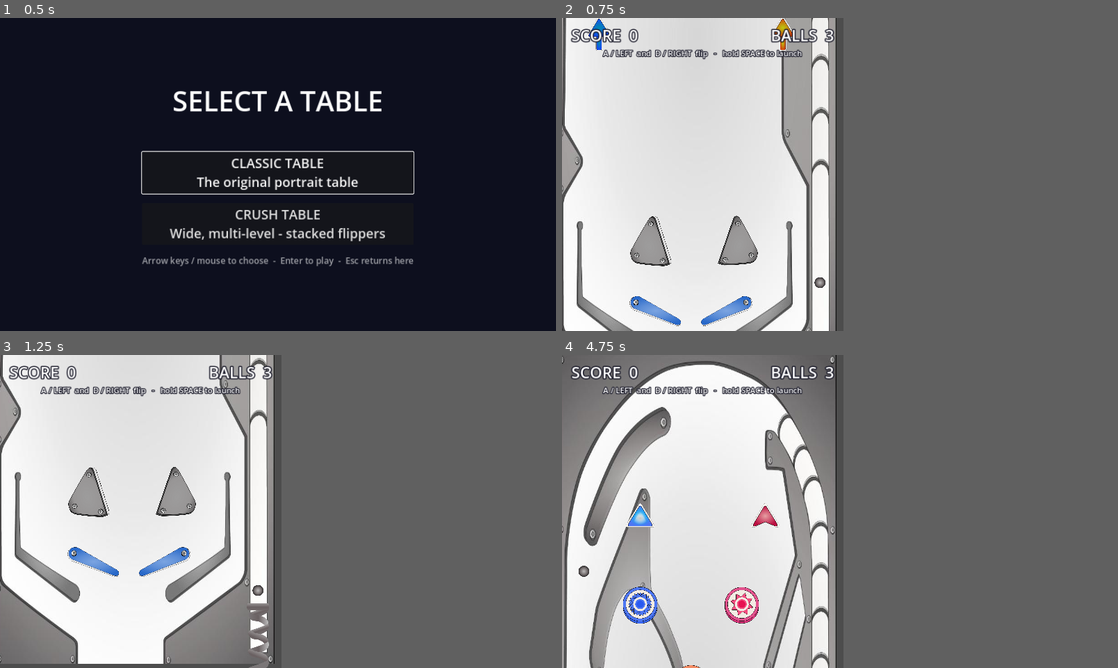
Above: before the commit, frames 1-4 (two rows, left to right).
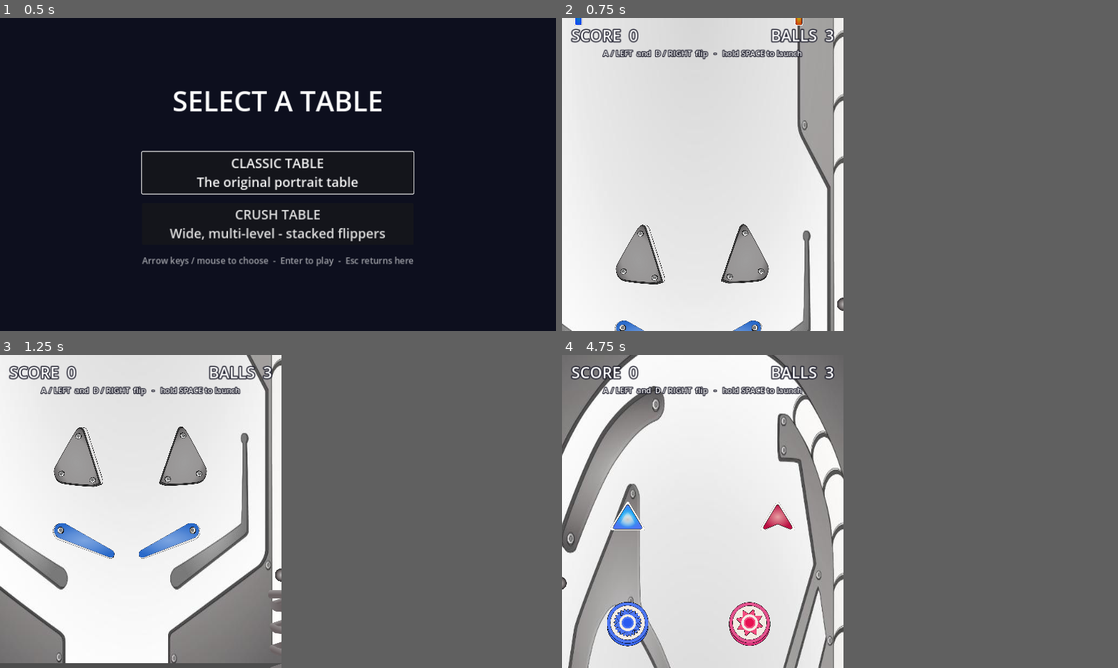
Above: after the commit, the same moments.

Repository: eddieedease/gdpb
Game: Godot game, scene res://scenes/table_select.tscn
The game is run twice, just before and just after one commit, with the same random seed, the same clock (stepped at 60 frames per second) and the same inputs.
Inputs:
- Up to frame 1 (0.5 s): no input
- Up to frame 2 (0.75 s): click "CLASSIC TABLE The original po…" at 0.5 s
- Up to frame 3 (1.25 s): no input
- Up to frame 4 (4.75 s): tap Enter (restart) at 1.25, 2.75, 3.5 s; hold Right (ui_right) 1.28-2.03 s; hold Space (launch) 1.28-2.03 s; hold Down (ui_down) 2.03-2.78 s; tap Space (launch) at 2.1, 3.6 s; hold Right (ui_right) 2.78-3.53 s; hold Space (launch) 2.78-3.53 s; hold Up (ui_up) 3.53-4.28 s; hold Left (ui_left) from 4.28 s (still down); hold Space (launch) from 4.28 s (still down)

Frame 1 is identical in both runs. In frame 2, 11% of the frame differs, in the area x 0-51%, y 0-100%; in frame 3, 13%; in frame 4, 22%.

Commit message:
Add nudge (Q/E + sticks), controller support, and gamepad menu nav
- Nudge: Q shoves the ball left, E right (also left-stick-left /
  right-stick-right). Applies a sideways impulse to the ball(s) plus a
  short camera shake for feel. Wired into both tables.
- Controller: left flipper = LB or left trigger, right flipper = RB or
  right trigger; launch = A; restart = Start.
- Menu: the built-in ui_* nav actions had no gamepad bindings in this
  project, so table_select adds D-pad + left-stick + A/B at runtime. The
  table-select screen is now fully controller-navigable.
- camera_follow.gd gains a shake() used by nudges.

Verified headless: nudge_left shoves the ball -320 on x; flipper actions
carry bumper+trigger events; ui_accept/up/down/cancel get joypad events.

Co-Authored-By: Claude Opus 4.8 <noreply@anthropic.com>

Diff:
--- a/project.godot
+++ b/project.godot
@@ -33,24 +33,42 @@
 "deadzone": 0.5,
 "events": [Object(InputEventKey,"resource_local_to_scene":false,"resource_name":"","device":-1,"window_id":0,"alt_pressed":false,"shift_pressed":false,"ctrl_pressed":false,"meta_pressed":false,"pressed":false,"keycode":0,"physical_keycode":65,"key_label":0,"unicode":97,"echo":false,"script":null)
 , Object(InputEventKey,"resource_local_to_scene":false,"resource_name":"","device":-1,"window_id":0,"alt_pressed":false,"shift_pressed":false,"ctrl_pressed":false,"meta_pressed":false,"pressed":false,"keycode":0,"physical_keycode":4194319,"key_label":0,"unicode":0,"echo":false,"script":null)
+, Object(InputEventJoypadButton,"resource_local_to_scene":false,"resource_name":"","device":-1,"button_index":9,"pressure":0.0,"pressed":false,"script":null)
+, Object(InputEventJoypadMotion,"resource_local_to_scene":false,"resource_name":"","device":-1,"axis":4,"axis_value":1.0,"script":null)
 ]
 }
 flipper_right={
 "deadzone": 0.5,
 "events": [Object(InputEventKey,"resource_local_to_scene":false,"resource_name":"","device":-1,"window_id":0,"alt_pressed":false,"shift_pressed":false,"ctrl_pressed":false,"meta_pressed":false,"pressed":false,"keycode":0,"physical_keycode":68,"key_label":0,"unicode":100,"echo":false,"script":null)
 , Object(InputEventKey,"resource_local_to_scene":false,"resource_name":"","device":-1,"window_id":0,"alt_pressed":false,"shift_pressed":false,"ctrl_pressed":false,"meta_pressed":false,"pressed":false,"keycode":0,"physical_keycode":4194321,"key_label":0,"unicode":0,"echo":false,"script":null)
+, Object(InputEventJoypadButton,"resource_local_to_scene":false,"resource_name":"","device":-1,"button_index":10,"pressure":0.0,"pressed":false,"script":null)
+, Object(InputEventJoypadMotion,"resource_local_to_scene":false,"resource_name":"","device":-1,"axis":5,"axis_value":1.0,"script":null)
 ]
 }
 launch={
 "deadzone": 0.5,
 "events": [Object(InputEventKey,"resource_local_to_scene":false,"resource_name":"","device":-1,"window_id":0,"alt_pressed":false,"shift_pressed":false,"ctrl_pressed":false,"meta_pressed":false,"pressed":false,"keycode":0,"physical_keycode":32,"key_label":0,"unicode":32,"echo":false,"script":null)
 , Object(InputEventKey,"resource_local_to_scene":false,"resource_name":"","device":-1,"window_id":0,"alt_pressed":false,"shift_pressed":false,"ctrl_pressed":false,"meta_pressed":false,"pressed":false,"keycode":0,"physical_keycode":4194322,"key_label":0,"unicode":0,"echo":false,"script":null)
+, Object(InputEventJoypadButton,"resource_local_to_scene":false,"resource_name":"","device":-1,"button_index":0,"pressure":0.0,"pressed":false,"script":null)
 ]
 }
 restart={
 "deadzone": 0.5,
 "events": [Object(InputEventKey,"resource_local_to_scene":false,"resource_name":"","device":-1,"window_id":0,"alt_press …(182 unchanged characters)…
 , Object(InputEventKey,"resource_local_to_scene":false,"resource_name":"","device":-1,"window_id":0,"alt_pressed":false,"shift_pressed":false,"ctrl_pressed":false,"meta_pressed":false,"pressed":false,"keycode":0,"physical_keycode":82,"key_label":0,"unicode":114,"echo":false,"script":null)
+, Object(InputEventJoypadButton,"resource_local_to_scene":false,"resource_name":"","device":-1,"button_index":6,"pressure":0.0,"pressed":false,"script":null)
+]
+}
+nudge_left={
+"deadzone": 0.5,
+"events": [Object(InputEventKey,"resource_local_to_scene":false,"resource_name":"","device":-1,"window_id":0,"alt_pressed":false,"shift_pressed":false,"ctrl_pressed":false,"meta_pressed":false,"pressed":false,"keycode":0,"physical_keycode":81,"key_label":0,"unicode":113,"echo":false,"script":null)
+, Object(InputEventJoypadMotion,"resource_local_to_scene":false,"resource_name":"","device":-1,"axis":0,"axis_value":-1.0,"script":null)
+]
+}
+nudge_right={
+"deadzone": 0.5,
+"events": [Object(InputEventKey,"resource_local_to_scene":false,"resource_name":"","device":-1,"window_id":0,"alt_pressed":false,"shift_pressed":false,"ctrl_pressed":false,"meta_pressed":false,"pressed":false,"keycode":0,"physical_keycode":69,"key_label":0,"unicode":101,"echo":false,"script":null)
+, Object(InputEventJoypadMotion,"resource_local_to_scene":false,"resource_name":"","device":-1,"axis":2,"axis_value":1.0,"script":null)
 ]
 }
 
--- a/scripts/camera_follow.gd
+++ b/scripts/camera_follow.gd
@@ -3,14 +3,26 @@
 
 ## Higher = more zoomed in (table appears larger/wider on screen). 1.0 = fit
 ## the full 720-wide table across the viewport.
-@export var zoom_level := 1.0
+@export var zoom_level := 1.2
+
+var _shake := 0.0
 
 
 func _ready() -> void:
 	zoom = Vector2(zoom_level, zoom_level)
 
 
-func _process(_delta: float) -> void:
+## Kick the camera - used by nudges for feel.
+func shake(amount: float) -> void:
+	_shake = minf(_shake + amount, 26.0)
+
+
+func _process(delta: float) -> void:
 	var balls := get_tree().get_nodes_in_group("ball")
 	if not balls.is_empty():
 		position.y = balls[0].global_position.y
+	if _shake > 0.1:
+		offset = Vector2(randf_range(-_shake, _shake), randf_range(-_shake, _shake))
+		_shake = move_toward(_shake, 0.0, 70.0 * delta)
+	elif offset != Vector2.ZERO:
+		offset = Vector2.ZERO
--- a/scripts/main.gd
+++ b/scripts/main.gd
@@ -19,6 +19,22 @@
 	add_child(ball)
 
 
+func _physics_process(_delta: float) -> void:
+	if Input.is_action_just_pressed("nudge_left"):
+		_nudge(-1.0)
+	if Input.is_action_just_pressed("nudge_right"):
+		_nudge(1.0)
+
+
+func _nudge(dir: float) -> void:
+	for b in get_tree().get_nodes_in_group("ball"):
+		if b is RigidBody2D:
+			b.apply_central_impulse(Vector2(dir * 300.0, -90.0))
+	var cam := get_node_or_null("Camera2D")
+	if cam and cam.has_method("shake"):
+		cam.shake(11.0)
+
+
 func _on_drain_body_entered(body: Node) -> void:
 	if not body.is_in_group("ball"):
 		return
--- a/scripts/table_game.gd
+++ b/scripts/table_game.gd
@@ -13,6 +13,8 @@
 ## Very slight leftward tilt; the top deflector does most of the work steering
 ## the ball into the playfield.
 @export var launch_direction := Vector2(-0.04, -1.0)
+## Sideways shove applied to the ball(s) by a nudge (Q/E or the sticks).
+@export var nudge_impulse := 320.0
 
 ## One-way gate (scenes/gate.tscn) dropped at the mouth of the shooter lane:
 ## the ball passes up through it on launch, then can never fall back in. Tilt
@@ -90,6 +92,10 @@
 		ball.set_meta("on_ramp", false)
 		_on_drain_body_entered(ball)
 		return
+	if Input.is_action_just_pressed("nudge_left"):
+		_nudge(-1.0)
+	if Input.is_action_just_pressed("nudge_right"):
+		_nudge(1.0)
 	var in_lane := ball.global_position.x > lane_min.x and ball.global_position.y > lane_min.y
 	if in_lane and Input.is_action_pressed("launch"):
 		_launch_charge = minf(_launch_charge + delta / 1.1, 1.0)
@@ -97,6 +103,15 @@
 		var sp := lerpf(launch_min_speed, launch_max_speed, _launch_charge)
 		ball.linear_velocity = launch_direction.normalized() * sp
 		_launch_charge = 0.0
+
+
+func _nudge(dir: float) -> void:
+	for b in get_tree().get_nodes_in_group("ball"):
+		if b is RigidBody2D:
+			b.apply_central_impulse(Vector2(dir * nudge_impulse, -nudge_impulse * 0.3))
+	var cam := get_node_or_null("Camera2D")
+	if cam and cam.has_method("shake"):
+		cam.shake(11.0)
 
 
 func _out_of_bounds(ball: RigidBody2D) -> bool:
--- a/scripts/table_select.gd
+++ b/scripts/table_select.gd
@@ -16,6 +16,7 @@
 	win.content_scale_aspect = Window.CONTENT_SCALE_ASPECT_KEEP_WIDTH
 	win.content_scale_size = Vector2i(1280, 720)
 
+	_add_joypad_ui_nav()
 	set_anchors_preset(Control.PRESET_FULL_RECT)
 
 	var bg := ColorRect.new()
@@ -67,3 +68,45 @@
 
 func _on_table_chosen(scene_path: String) -> void:
 	get_tree().change_scene_to_file(scene_path)
+
+
+## Godot's built-in ui_* nav actions have no gamepad bindings in this project,
+## so add them (D-pad + left stick to move, A to select, B to go back). Runs
+## once - InputMap is global and persists across scene changes.
+func _add_joypad_ui_nav() -> void:
+	if _action_has_joypad("ui_accept"):
+		return
+	_add_joy_button("ui_accept", JOY_BUTTON_A)
+	_add_joy_button("ui_cancel", JOY_BUTTON_B)
+	_add_joy_button("ui_up", JOY_BUTTON_DPAD_UP)
+	_add_joy_button("ui_down", JOY_BUTTON_DPAD_DOWN)
+	_add_joy_button("ui_left", JOY_BUTTON_DPAD_LEFT)
+	_add_joy_button("ui_right", JOY_BUTTON_DPAD_RIGHT)
+	_add_joy_axis("ui_up", JOY_AXIS_LEFT_Y, -1.0)
+	_add_joy_axis("ui_down", JOY_AXIS_LEFT_Y, 1.0)
+
+
+func _action_has_joypad(action: String) -> bool:
+	if not InputMap.has_action(action):
+		return false
+	for e in InputMap.action_get_events(action):
+		if e is InputEventJoypadButton or e is InputEventJoypadMotion:
+			return true
+	return false
+
+
+func _add_joy_button(action: String, btn: int) -> void:
+	if not InputMap.has_action(action):
+		return
+	var e := InputEventJoypadButton.new()
+	e.button_index = btn
+	InputMap.action_add_event(action, e)
+
+
+func _add_joy_axis(action: String, axis: int, value: float) -> void:
+	if not InputMap.has_action(action):
+		return
+	var e := InputEventJoypadMotion.new()
+	e.axis = axis
+	e.axis_value = value
+	InputMap.action_add_event(action, e)
